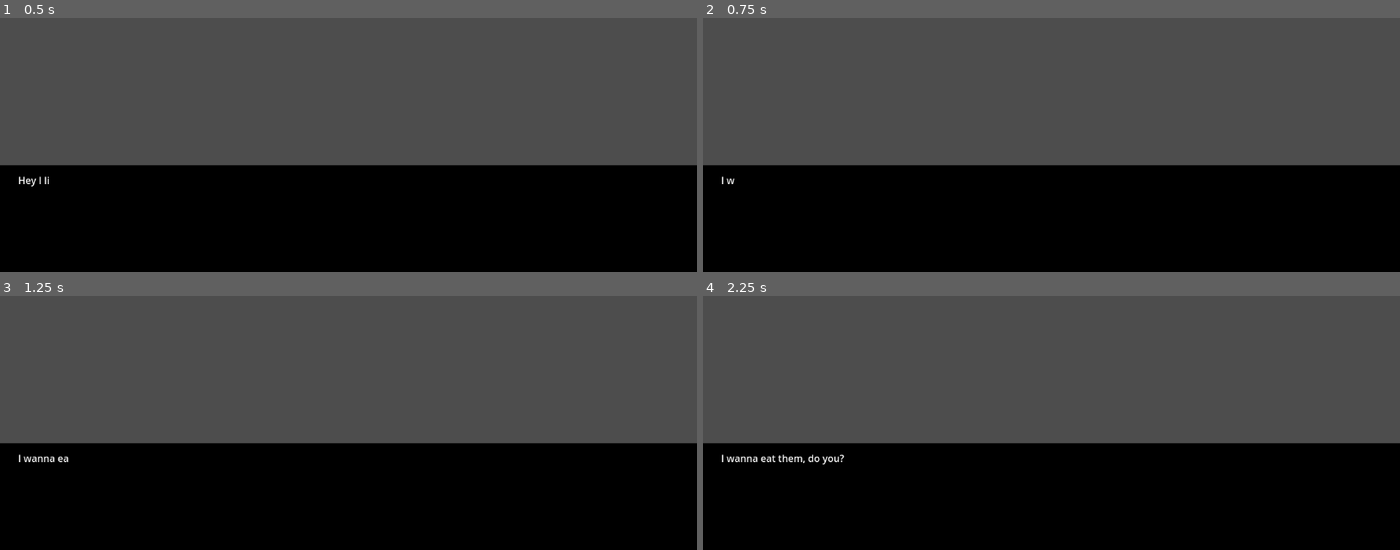
Above: before the commit, frames 1-4 (two rows, left to right).
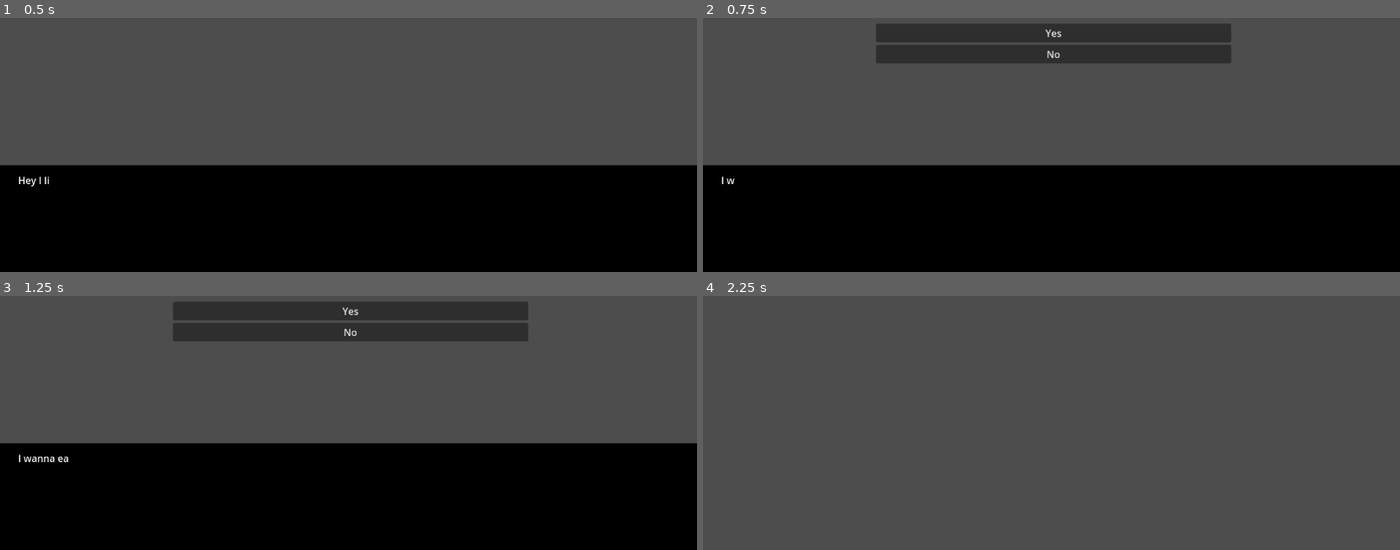
Above: after the commit, the same moments.

Repository: SatLess/State
Game: Godot game, scene res://main.tscn
Same seed, same stepped clock (60 frames per second), same inputs: the game is played once before the commit and once after it.
Inputs (mouse positions are in pixels of both pictures, inside the frame that each line leads up to):
- Up to frame 1 (0.5 s): no input
- Up to frame 2 (0.75 s): tap Enter (ui_proceed) at 0.5, 0.6 s
- Up to frame 3 (1.25 s): no input
- Up to frame 4 (2.25 s): click (1051, 311) at 1.25 s, where only the run after the commit has a clickable "Yes"; tap Space at 2 s; tap Enter (ui_proceed) at 2.1 s

Frame 1 is identical in both runs. In frame 2, 7.3% of the frame differs, in the area x 24-76%, y 2-18%; in frame 3, 7.3%; in frame 4, 42%, in the area x 0-100%, y 57-100%.

Commit message:
Dialogue System Completed

Diff:
--- /dev/null
+++ b/Dialogue/choiceOptionRes.gd
@@ -0,0 +1,4 @@
+extends DialogueRes
+class_name  choiceOptionRes
+
+@export var text: String
--- a/Dialogue/choiceRes.gd
+++ b/Dialogue/choiceRes.gd
@@ -1,7 +1,4 @@
 extends DialogueRes
 class_name ChoicesRes
 
-@export var choices_text: Array[TextRes]
-
-func changeState(sig : Signal, args: Array):
-	sig.emit()
+@export var choices_text: Array[choiceOptionRes]
--- /dev/null
+++ b/Dialogue/choice_box.gd
@@ -0,0 +1,24 @@
+extends Control
+class_name ChoiceBox
+
+signal choice_made (choice: String)
+
+@onready var baseButton = $VSplitContainer/testButton
+@onready var v_split_container = $VSplitContainer
+var choices: Array[String]
+
+func addButton():
+	for i in choices.size():
+		var new_button = Button.new()
+		new_button.custom_minimum_size = baseButton.get_minimum_size()
+		v_split_container.add_child(new_button)
+		new_button.text = choices[i]
+		new_button.pressed.connect(buttonPressed.bind(new_button.text))
+
+func parseChoices(choices_res: Array[choiceOptionRes]):
+	for i  in choices_res.size():
+		choices.append(choices_res[i].text)
+	addButton()
+
+func buttonPressed(button_name: String):
+	choice_made.emit(button_name)
--- /dev/null
+++ b/Dialogue/choice_box.tscn
@@ -0,0 +1,28 @@
+[gd_scene load_steps=2 format=3 uid="uid://cjyiur3hilprx"]
+
+[ext_resource type="Script" path="res://Dialogue/choice_box.gd" id="1_kveqf"]
+
+[node name="ChoiceBox" type="Control"]
+layout_mode = 3
+anchors_preset = 15
+anchor_right = 1.0
+anchor_bottom = 1.0
+grow_horizontal = 2
+grow_vertical = 2
+script = ExtResource("1_kveqf")
+
+[node name="VSplitContainer" type="VBoxContainer" parent="."]
+layout_mode = 1
+anchors_preset = -1
+anchor_left = 0.248264
+anchor_top = 0.364198
+anchor_right = 0.759
+anchor_bottom = 0.754
+offset_right = -0.368042
+offset_bottom = -201.592
+grow_horizontal = 2
+
+[node name="testButton" type="Button" parent="VSplitContainer"]
+visible = false
+custom_minimum_size = Vector2(588, 51)
+layout_mode = 2
--- a/dialogue_box.gd
+++ b/Dialogue/dialogue_box.gd
@@ -24,7 +24,12 @@
 	label.text = text
 	proceed()
 
+func togglePause():
+	set_process_unhandled_input(not is_processing_unhandled_input())
+
 func _unhandled_input(event):
 	if Input.is_action_just_pressed("ui_proceed"):
-		if is_proceeding == true: label.visible_characters = len(label.text)
-		else: line_finished.emit()
+		if is_proceeding == true:
+			label.visible_characters = len(label.text)
+		else:
+			line_finished.emit()
--- a/Dialogue/dialogue_box.tscn
+++ b/Dialogue/dialogue_box.tscn
@@ -1,6 +1,6 @@
 [gd_scene load_steps=2 format=3 uid="uid://3n4a6augn7cx"]
 
-[ext_resource type="Script" path="res://dialogue_box.gd" id="1_125op"]
+[ext_resource type="Script" path="res://Dialogue/dialogue_box.gd" id="1_125op"]
 
 [node name="DialogueBox" type="Control"]
 layout_mode = 3
--- a/Dialogue/dialogue_manager.gd
+++ b/Dialogue/dialogue_manager.gd
@@ -1,46 +1,55 @@
 extends Node
 class_name DialogueManager
 
-@onready var dialogueBox = preload("res://Dialogue/dialogue_box.tscn")
+@onready var dialogue_box = preload("res://Dialogue/dialogue_box.tscn")
+@onready var choice_box = preload("res://Dialogue/choice_box.tscn")
 @onready var dialogue_instance: DialogueBox
+@onready var choice_instance: ChoiceBox
+
 @export var conversation_obj: DialogueRes
-var cur_dialogue: DialogueRes
+
+#region Instancing and Deletion
+func create_dialogue(text: String):
+	dialogue_instance = dialogue_box.instantiate()
+	add_child(dialogue_instance)
+	dialogue_instance.line_finished.connect(_dialogue_parse)
+	dialogue_instance.set_text(text)
+func delete_dialogue():
+	dialogue_instance.queue_free()
+
+func create_choices(choices: Array[choiceOptionRes]):
+	choice_instance = choice_box.instantiate()
+	add_child(choice_instance)
+	choice_instance.parseChoices(choices)
+	choice_instance.choice_made.connect(_branch_out)
+func delete_choices(): choice_instance.queue_free()
+#endregion
 
 func _dialogue_parse():
-	if cur_dialogue is TextRes:
-		create_dialogue(conversation_obj.text)
-	if cur_dialogue is ChoicesRes:
-		pass
-	cur_dialogue = conversation_obj.next_node
+	if conversation_obj == null:
+		delete_dialogue()
+		return
+	if conversation_obj is TextRes:
+		if dialogue_instance: dialogue_instance.set_text(conversation_obj.text)
+		else: create_dialogue(conversation_obj.text)
+	conversation_obj = conversation_obj.next_node
 
-func create_dialogue(text: String):
-	dialogue_instance = dialogueBox.instantiate() as DialogueBox
-	add_child(dialogue_instance)
-	dialogue_instance.line_finished.connect(_next_node)
-	dialogue_instance.set_text(text)
+	if conversation_obj is ChoicesRes:
+		dialogue_instance.togglePause()
+		create_choices(conversation_obj.choices_text)
 
-
-func _next_node():
-	if cur_dialogue.next_node == null: return
-	if cur_dialogue is TextRes:
-		if dialogue_instance: dialogue_instance.set_text(cur_dialogue.text)
+func _branch_out(choice_text: String):
 	if conversation_obj is ChoicesRes:
-		pass
-	cur_dialogue = cur_dialogue.next_node
+		for i in conversation_obj.choices_text:
+			if i.text == choice_text:
+				conversation_obj = i.next_node
+	dialogue_instance.togglePause()
+	delete_choices()
+	_dialogue_parse()
 
 ##each dialogueManager gets its own csv file to parse, in order to make translations easier
 #Want to use dictionaries for this one, gets ID and Selected Language
-func read_csv(directory: String) -> Dictionary:
-	var dictionary: Dictionary
-	var file := FileAccess.open(directory,FileAccess.READ)
-	while not file.eof_reached():
-		var line: PackedStringArray = file.get_csv_line()
-		if line[0].begins_with("dl"): dictionary[str(line[0])] = line[1]
-		elif line[0].begins_with("branch"): dictionary[str(line[0])] = line[1]
-		elif line[0].begins_with("choice"): dictionary[str(line[0])] = line[1]
 
-	return dictionary
 
 func _ready():
-	cur_dialogue = conversation_obj
 	_dialogue_parse()
--- a/Text/test.tres
+++ b/Text/test.tres
@@ -1,33 +1,32 @@
-[gd_resource type="Resource" script_class="TextRes" load_steps=9 format=3 uid="uid://dx373eaij244"]
+[gd_resource type="Resource" script_class="TextRes" load_steps=10 format=3 uid="uid://dx373eaij244"]
 
+[ext_resource type="Script" path="res://Dialogue/choiceOptionRes.gd" id="1_63avb"]
 [ext_resource type="Script" path="res://Dialogue/textRes.gd" id="1_v7xlw"]
 [ext_resource type="Script" path="res://Dialogue/choiceRes.gd" id="1_xwvmm"]
 
-[sub_resource type="Resource" id="Resource_8qm21"]
+[sub_resource type="Resource" id="Resource_8e1hy"]
 script = ExtResource("1_v7xlw")
-text = "yum"
+text = "Yum"
 name = ""
 
-[sub_resource type="Resource" id="Resource_e6stm"]
-script = ExtResource("1_v7xlw")
+[sub_resource type="Resource" id="Resource_wxjmm"]
+script = ExtResource("1_63avb")
 text = "Yes"
-name = ""
-next_node = SubResource("Resource_8qm21")
+next_node = SubResource("Resource_8e1hy")
 
-[sub_resource type="Resource" id="Resource_ujanv"]
+[sub_resource type="Resource" id="Resource_i1m7x"]
 script = ExtResource("1_v7xlw")
 text = "ok...."
 name = ""
 
-[sub_resource type="Resource" id="Resource_4jfau"]
-script = ExtResource("1_v7xlw")
+[sub_resource type="Resource" id="Resource_3y4gj"]
+script = ExtResource("1_63avb")
 text = "No"
-name = ""
-next_node = SubResource("Resource_ujanv")
+next_node = SubResource("Resource_i1m7x")
 
 [sub_resource type="Resource" id="Resource_xndkn"]
 script = ExtResource("1_xwvmm")
-choices_text = Array[ExtResource("1_v7xlw")]([SubResource("Resource_e6stm"), SubResource("Resource_4jfau")])
+choices_text = Array[ExtResource("1_63avb")]([SubResource("Resource_wxjmm"), SubResource("Resource_3y4gj")])
 
 [sub_resource type="Resource" id="Resource_tkwq7"]
 script = ExtResource("1_v7xlw")
--- a/choice_box.tscn
+++ /dev/null
@@ -1,14 +0,0 @@
-[gd_scene format=3 uid="uid://cjyiur3hilprx"]
-
-[node name="ChoiceBox" type="Control"]
-layout_mode = 3
-anchors_preset = 15
-anchor_right = 1.0
-anchor_bottom = 1.0
-grow_horizontal = 2
-grow_vertical = 2
-
-[node name="Button" type="Button" parent="."]
-layout_mode = 0
-offset_right = 8.0
-offset_bottom = 8.0
--- a/oi.csv
+++ /dev/null
@@ -1,9 +0,0 @@
-STRING ID,en,pt-br
-dl_1,I love placeholders,
-dl_2,I want to eat them,
-dl_3,Carlinhos eu sou lgbt eu quero te comer gostoso,
-dl_4,,
-dl_5,,
-dl_6,,
-branch_1,,
-choice_opt_1,,
--- /dev/null
+++ b/ola.csv
@@ -0,0 +1,7 @@
+STRING ID,en,pt-br
+dl_1,oi,
+dl_2,me mata,
+choice_opt1,smt,
+choice_opt2,se joga,
+dl_3,oi lula,
+dl_4,daddy lenin,
Not shown, removed: oi.csv.import
Binary file removed: oi.en.translation
Binary file removed: oi.pt.translation
Not shown, added: ola.csv.import
Binary file added: ola.en.translation
Binary file added: ola.pt.translation
